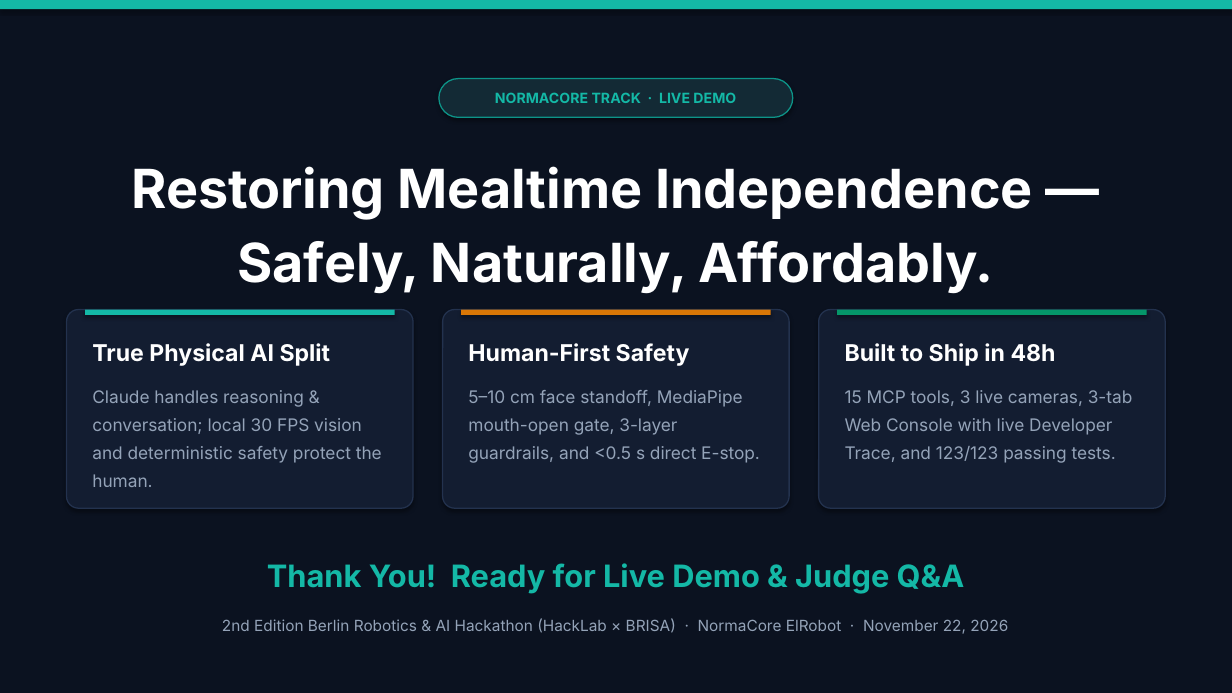
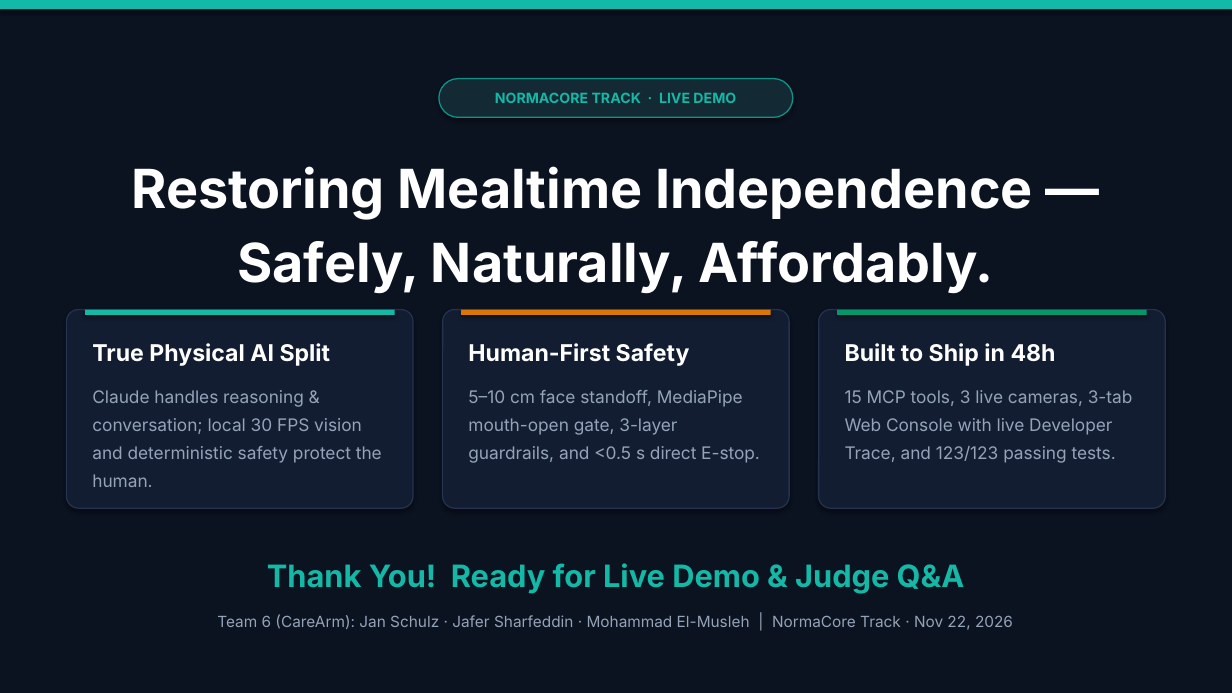
Before and after one commit to elmusleh/normacore-hackathon-2026, a slide deck: slide 10 of docs/Assistive_Feeding_Robot_Pitch.pptx. Drawn at 1232x693 pixels with LibreOffice and Linux fonts; fonts in the diff are those of the drawing. Boxes give left, top, right and bottom in pixels: in the first picture for what was removed or moved away, otherwise in the second. Text is boxed around its words. In the diff, an @@ line names an element or a change of style, - is before the commit and + after.

Commit message:
docs(pitch): sync README, FINDINGS, and pitch deck with Team 6 CareArm
- Refreshes README.md for judges with Team 6 (CareArm) Assistive Feeding Robot
  architecture, 3-camera MediaPipe vision, 15 MCP tools, 3-layer guardrails,
  123/123 test benchmarks, ./cli.sh reference, and Team 6 roster.
- Adds Team 6 (CareArm) and all 3 team member names to Slides 1 and 10 of
  scripts/generate_pitch_deck.py and regenerates docs/Assistive_Feeding_Robot_Pitch.pptx.
- Appends 6 verified 2026-11-22 hardware, camera, MAR calibration, gravity-settle,
  torque-readback, and test-suite findings to FINDINGS.md.

```diff
--- a/docs/Assistive_Feeding_Robot_Pitch.pptx
+++ b/docs/Assistive_Feeding_Robot_Pitch.pptx
@@ text at bbox=[217, 614, 1013, 630]: text changed @@
-2nd Edition Berlin Robotics & AI Hackathon (HackLab × BRISA) · NormaCore ElRobot · November 22, 2026
+Team 6 (CareArm): Jan Schulz · Jafer Sharfeddin · Mohammad El-Musleh | NormaCore Track · Nov 22, 2026
```
Also in this commit, not shown: 1 other slide changed, 6 other files.
